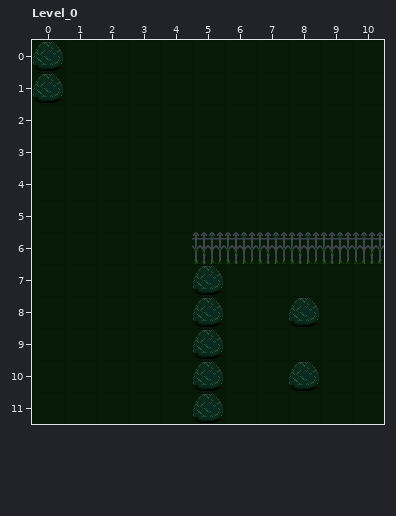
Two states of a LDtk project, assets/levels.ldtk. Above is the file before it was changed.
Cells are 32x32 px. Shown: Level_0 x 0..10, y 0..11.
Now the later version:
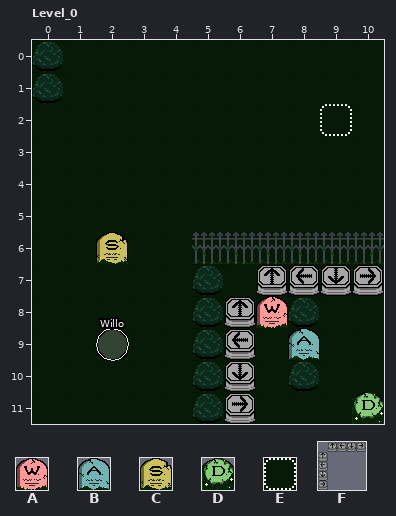
Key: from "Input_blocks": A 0, B 2, C 4, D 6; from "Level_tileset": E 3; from "Table": F 0.
Objects are placed by their top-left corner, in cells (3,4 is the top-left corner of cell 3,4); size is 1x1 cell unless given.
From the commit log: Added some subpoints to the hot-reloading goal, and referencing the issue I'm running into for external levels
The edit:
Layer "Entities" (now shown):
A new object: E "Goal" at 9,2.
A new object: "Willo" ellipse at 2,9.
A new object: A "W" at 7,8.
A new object: B "A" at 8,9.
A new object: C "S" at 2,6.
A new object: D "D" at 10,11.
A new object: F "Table" at 6,7 size 5x5.
